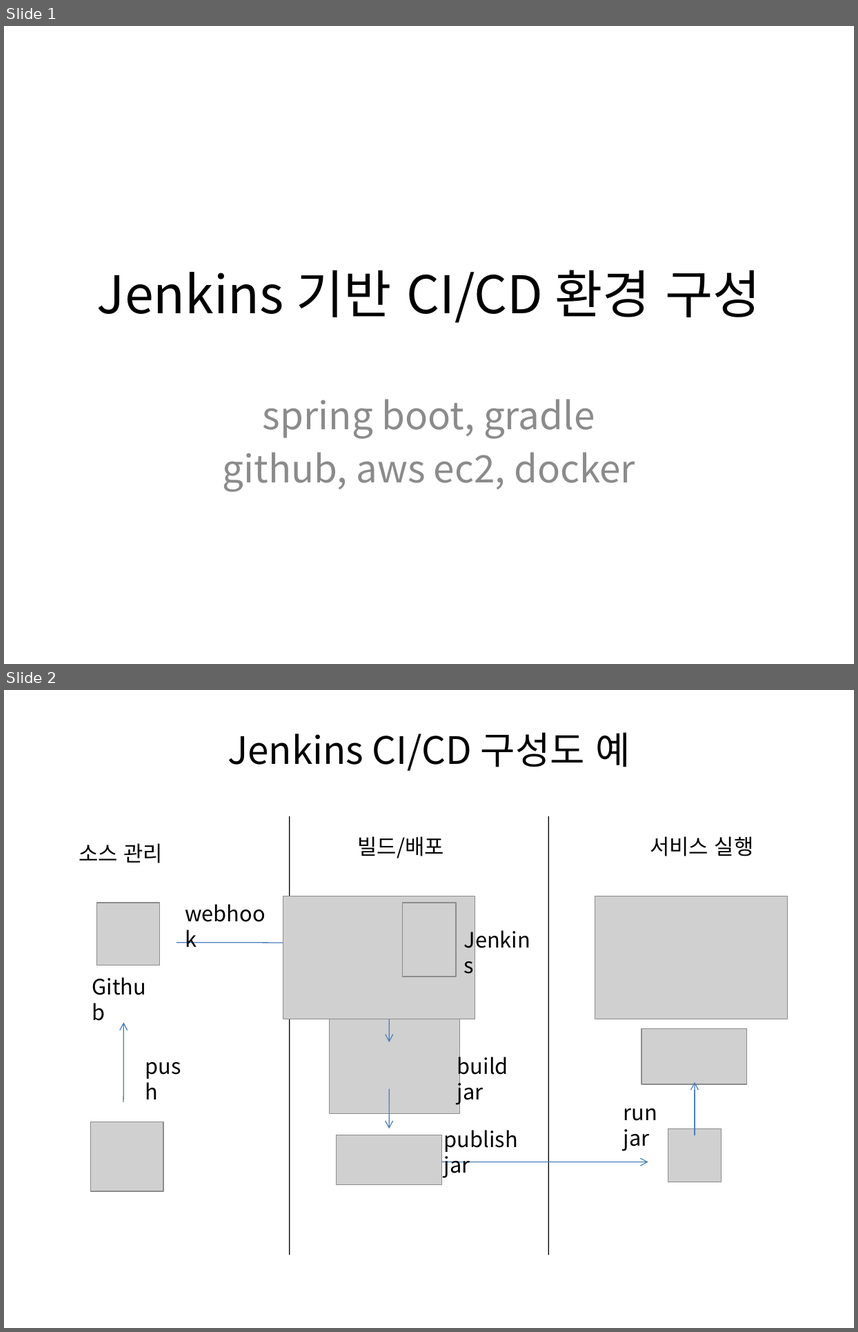
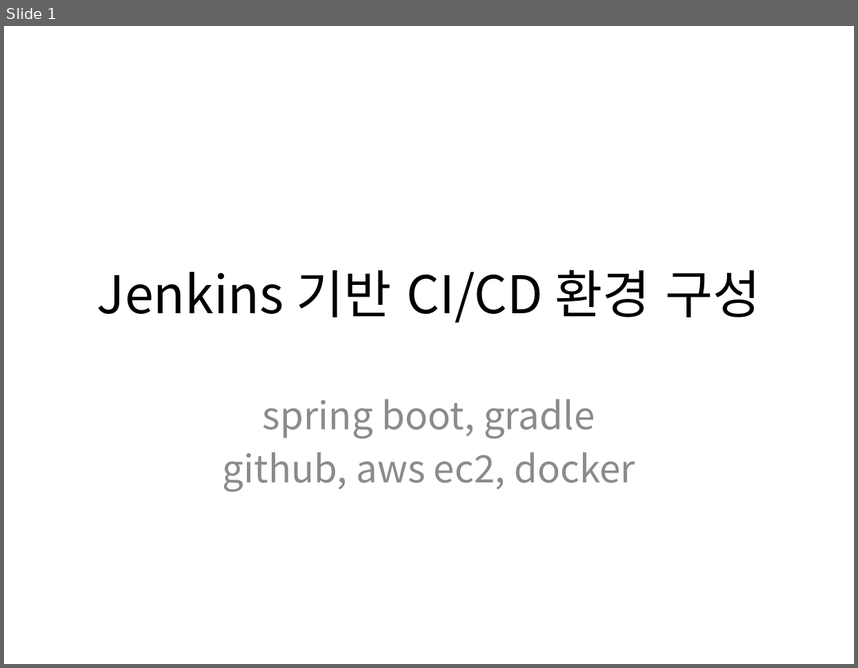
Before and after one commit to kdkcom1234/devops-docs, a slide deck: 2. 팀프로젝트 배포/2.3.CI_CD/CI_CD.pptx. Shown one above the other, each under a label of ours: slides 1 and 2 before the commit, slide 1 after it. The pictures are 858x1332 and 858x668 pixels, drawn with LibreOffice and Linux fonts; fonts in the diff are those of the drawing; grey boxes stand for pictures. Boxes give left, top, right and bottom in pixels: in the first picture for what was removed or moved away, otherwise in the second. Text is boxed around its words. In the diff, an @@ line names an element or a change of style, - is before the commit and + after.

Commit message:
백엔드 배포 정리중

```diff
--- a/2. 팀프로젝트 배포/2.3.CI_CD/CI_CD.pptx
+++ b/2. 팀프로젝트 배포/2.3.CI_CD/CI_CD.pptx
@@ slide 2 removed at [4, 690, 854, 1328], background #FFFFFF @@
@@ title removed at [228, 732, 630, 771] @@
-Jenkins CI/CD 구성도 예
@@ line removed from (290, 816) to (290, 1254) @@
@@ line removed from (549, 816) to (549, 1254) @@
@@ text removed at [79, 843, 163, 863] @@
-소스 관리
@@ text removed at [358, 836, 444, 858] @@
-빌드/배포
@@ text removed at [650, 836, 754, 856] @@
-서비스 실행
@@ text removed at [176, 896, 283, 929] @@
-webhook
@@ picture removed at [283, 896, 475, 1019] @@
@@ picture removed at [595, 896, 787, 1019] @@
@@ picture removed at [96, 903, 159, 965] @@
@@ picture removed at [403, 903, 456, 976] @@
@@ text removed at [455, 922, 542, 956] @@
-Jenkins
@@ arrow removed from (176, 943) to (323, 943) @@
@@ text removed at [84, 969, 166, 1003] @@
-Github
@@ picture removed at [330, 1016, 461, 1114] @@
@@ arrow removed from (389, 1009) to (389, 1042) @@
@@ arrow removed from (124, 1101) to (124, 1023) @@
@@ picture removed at [642, 1028, 747, 1083] @@
@@ text removed at [136, 1049, 201, 1083] @@
-push
@@ text removed at [457, 1052, 508, 1105] @@
-build jar
@@ arrow removed from (695, 1134) to (695, 1082) @@
@@ arrow removed from (389, 1089) to (389, 1129) @@
@@ picture removed at [91, 1122, 164, 1192] @@
@@ text removed at [624, 1108, 657, 1151] @@
-run jar
@@ picture removed at [337, 1134, 441, 1184] @@
@@ text removed at [444, 1130, 518, 1178] @@
-publish jar
@@ picture removed at [668, 1129, 721, 1181] @@
@@ arrow removed from (443, 1162) to (648, 1162) @@
```
Also in this commit, not shown: 1 slide changed, 2 other files.
